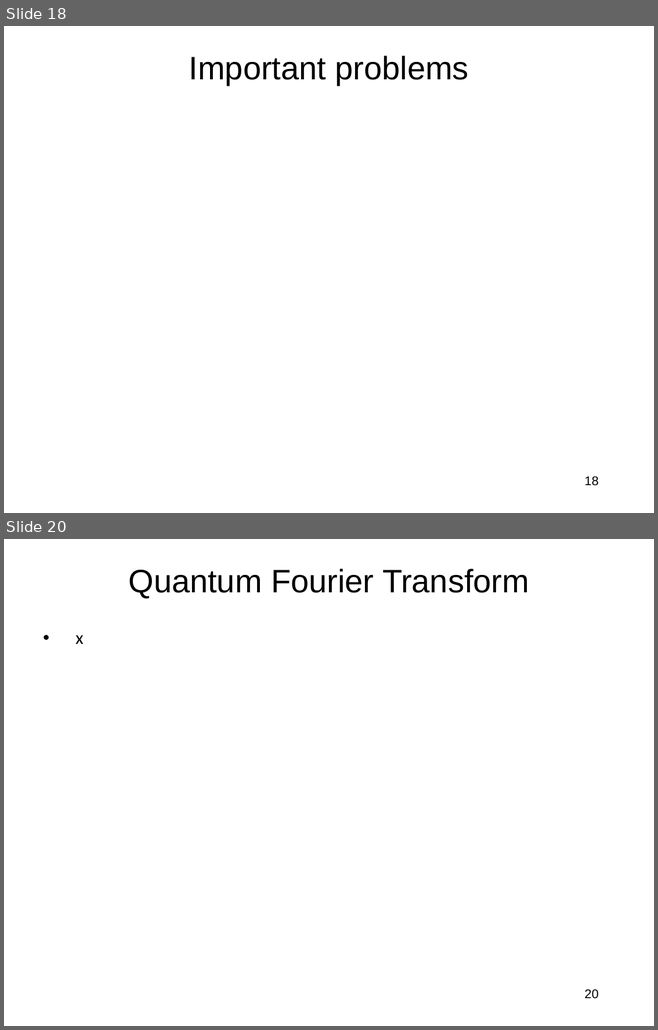
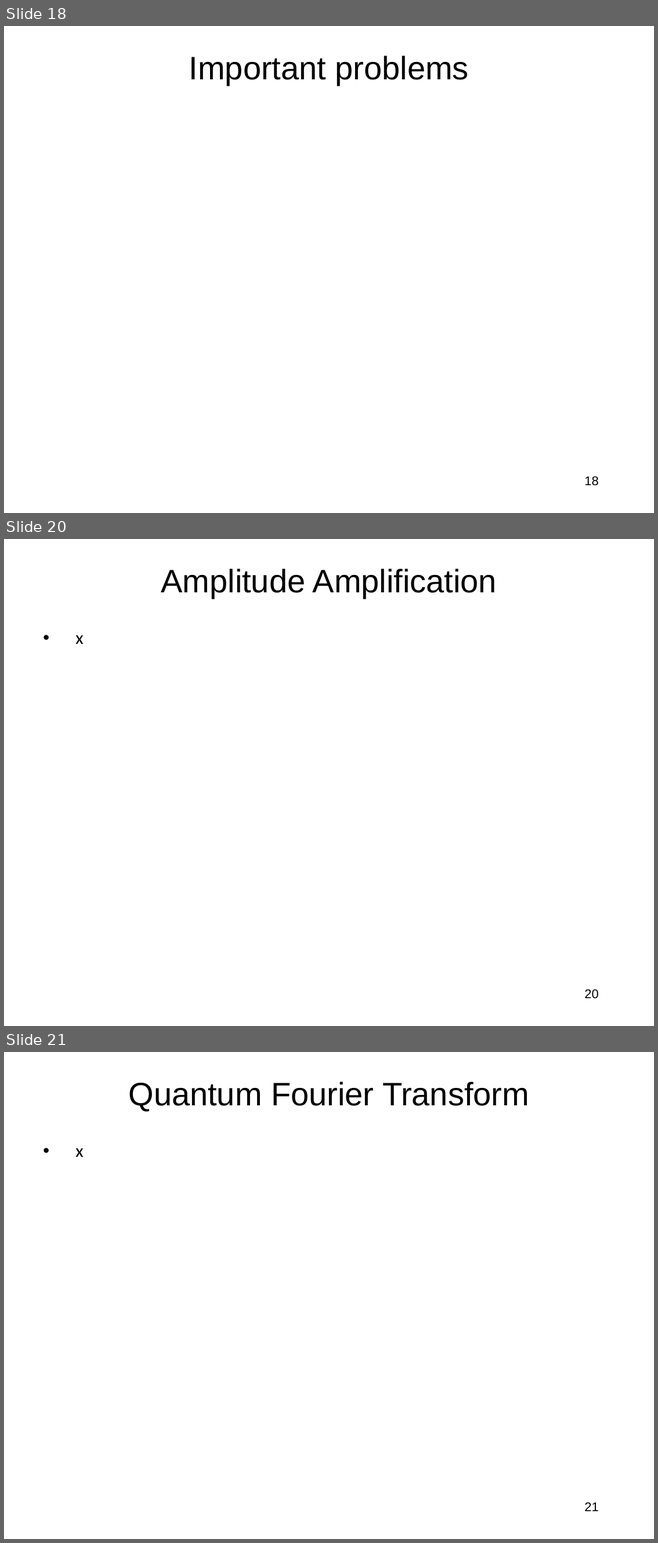
Before and after one commit to jlmucb/class_notes, a slide deck: BerkeleyClass/CS290Spring2013/Lectures/QC.pptx. Shown one above the other, each under a label of ours: slides 18 and 20 before the commit, slides 18, 20 and 21 after it; the slides between them are not shown. The pictures are 658x1030 and 658x1543 pixels, drawn with LibreOffice and Linux fonts; fonts in the diff are those of the drawing; grey boxes stand for pictures. Boxes give left, top, right and bottom in pixels: in the first picture for what was removed or moved away, otherwise in the second. Text is boxed around its words. In the diff, an @@ line names an element or a change of style, - is before the commit and + after.

```diff
--- a/BerkeleyClass/CS290Spring2013/Lectures/QC.pptx
+++ b/BerkeleyClass/CS290Spring2013/Lectures/QC.pptx
@@ slide 20 added at [4, 539, 654, 1026], background #FFFFFF @@
@@ title added at [161, 569, 496, 598], 36 pt, text #000000 @@
+Amplitude Amplification
@@ text added at [75, 635, 83, 644], 20 pt, text #000000 @@
+• x
@@ page number added at [584, 989, 598, 999], 14 pt, text #000000 @@
+20
@@ what was slide 20 is now slide 21 @@
@@ page number at [584, 1502, 598, 1511]: text changed @@
-20
+21
```
Also in this commit, not shown: 8 slides changed, 7 other slides added, 3 slides removed.
